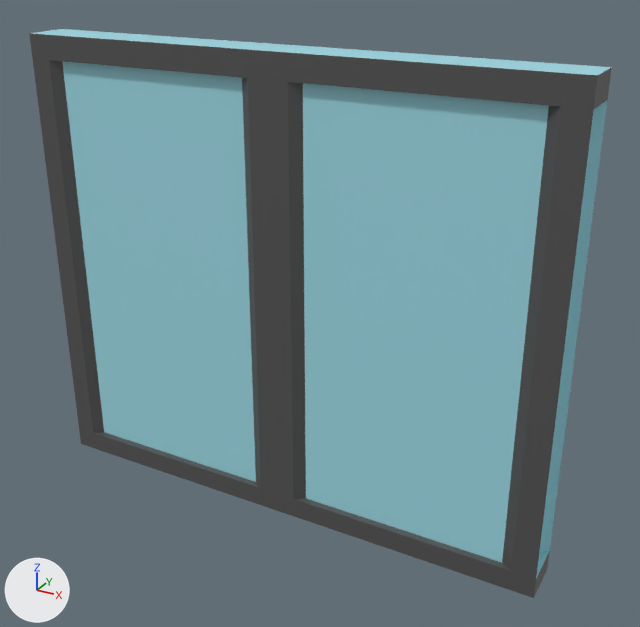
Renders of the FBX model Assets/Prefabs/Static Objects/Doors.fbx from each side of a commit.
The view is the same before and after, from a camera (50 mm lens) standing at (47.49, -73.99, 6.7) and looking at (43.05, -65.92, 2.66). Arrows for +X, +Y and +Z are at lower left; the lights stay in place. Where no turn or scale is listed for an object, it has been applied to the vertices.

Before the edit, the objects in view are built like this:
```python
me_cube_031 = bpy.data.meshes.new('Cube.031')
me_cube_031.from_pydata(...)  # 64 vertices, 62 faces; spans x -1.61..1.62, y -0.26..0.26, z -2.73..2.75
# faces by material slot: [34, 28]
me_cube_031.materials.append(mat_door_mat)  # cyan #9fdbe7
me_cube_031.materials.append(mat_door_marco)  # dark grey #535353
me_cube_032 = bpy.data.meshes.new('Cube.032')
me_cube_032.from_pydata(...)  # 64 vertices, 62 faces; spans x -1.45..1.45, y -1.0..1.0, z -1.1..1.1
# faces by material slot: [34, 28]
me_cube_032.materials.append(mat_door_mat)  # cyan #9fdbe7
me_cube_032.materials.append(mat_door_marco)  # dark grey #535353
ob_door_1 = bpy.data.objects.new('door 1', me_cube_031)
ob_door_1.location = (41.09, -66.05, 2.81)
ob_door_1_001 = bpy.data.objects.new('door 1.001', me_cube_032)
ob_door_1_001.location = (44.26, -66.05, 2.81)
ob_door_1_001.rotation_euler = (-1.571, 0.0, 1.571)  # degrees (-90, 0, 90)
ob_door_1_001.scale = (-0.181, -2.74, -1.47)
```
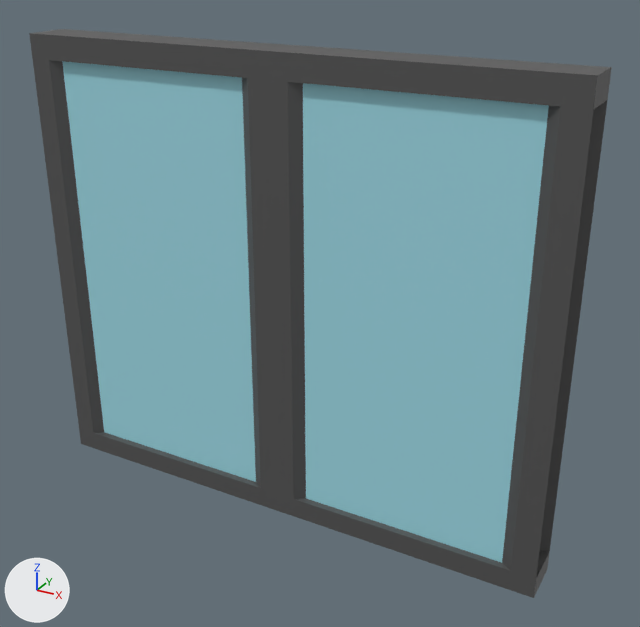
The newer file is also turned or shifted as a whole; pictures and numbers use the older file's frame.

Boxes (x1, y1, x2, y2) around the edits, measured in the pictures (640 x 627 px):
part 1 of me_cube_031, recoloured (cyan to grey): (32, 29, 297, 51) in both
part 2 of me_cube_032, recoloured: (536, 100, 607, 578) in both
part 3 of me_cube_032, recoloured (cyan to grey): (274, 45, 573, 73) in both
part 4 of me_cube_032, recoloured (cyan to grey): (553, 65, 611, 75) in both

The change in detail:
me_cube_031 has 64 vertices, 62 faces and spans x -1.61..1.62, y -0.26..0.26, z -2.73..2.75.
me_cube_031 is used by ob_door_1; location (41.09, -66.05, 2.81).
me_cube_031 part 1: 32 of the faces centred in x -1.54..1.55, y -0.22..0.22, z -2.73..2.75 switch from mat_door_mat (cyan #9fdbe7) to mat_door_marco (dark grey #535353).
me_cube_032 has 64 vertices, 62 faces and spans x -1.45..1.45, y -1.0..1.0, z -1.1..1.1.
me_cube_032 is used by ob_door_1_001; location (44.26, -66.05, 2.81); rotation (-1.571, 0.0, 1.571), in degrees (-90, 0, 90); scale (-0.181, -2.74, -1.47).
me_cube_032 part 2: 8 of the faces centred in x -1.22..1.22, y -1.0..0.0, z 0.92..1.05 switch from mat_door_mat (cyan #9fdbe7) to mat_door_marco (dark grey #535353).
me_cube_032 part 3: 8 of the faces centred in x -1.22..1.22, y 0.9..1.0, z -1.05..0.0 switch from mat_door_mat (cyan #9fdbe7) to mat_door_marco (dark grey #535353).
me_cube_032 part 4: 5 of the faces centred in x -1.22..1.22, y 0.9..1.0, z 0.92..1.05 switch from mat_door_mat (cyan #9fdbe7) to mat_door_marco (dark grey #535353).
